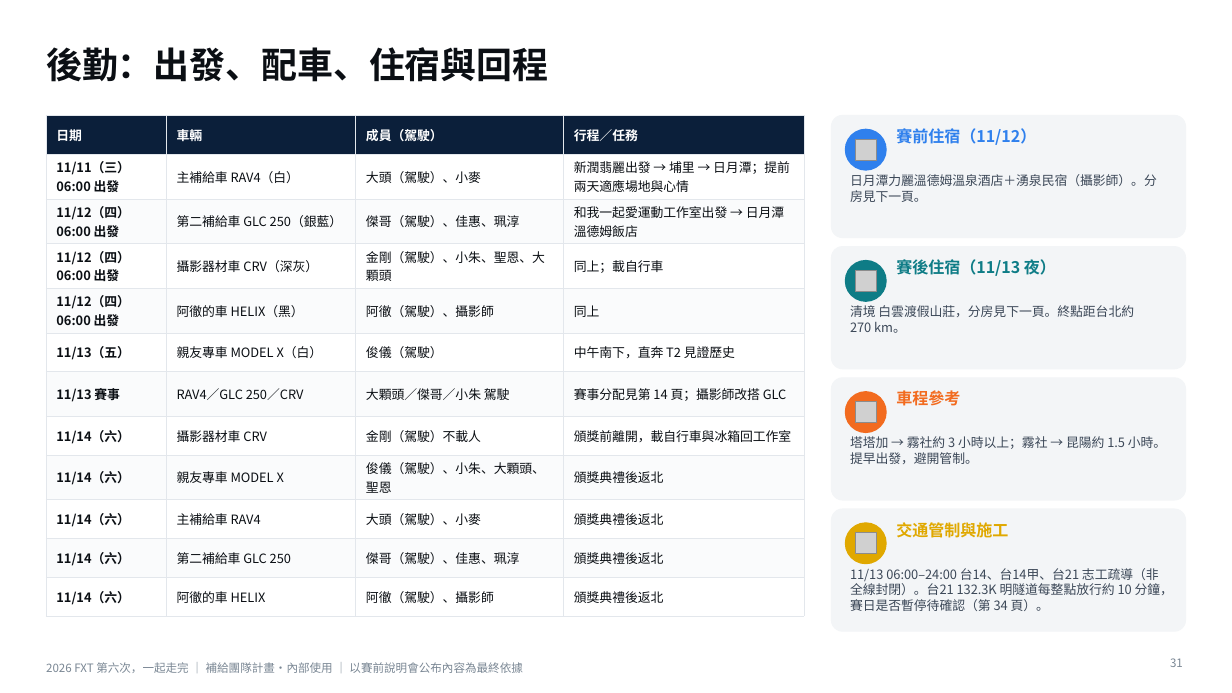
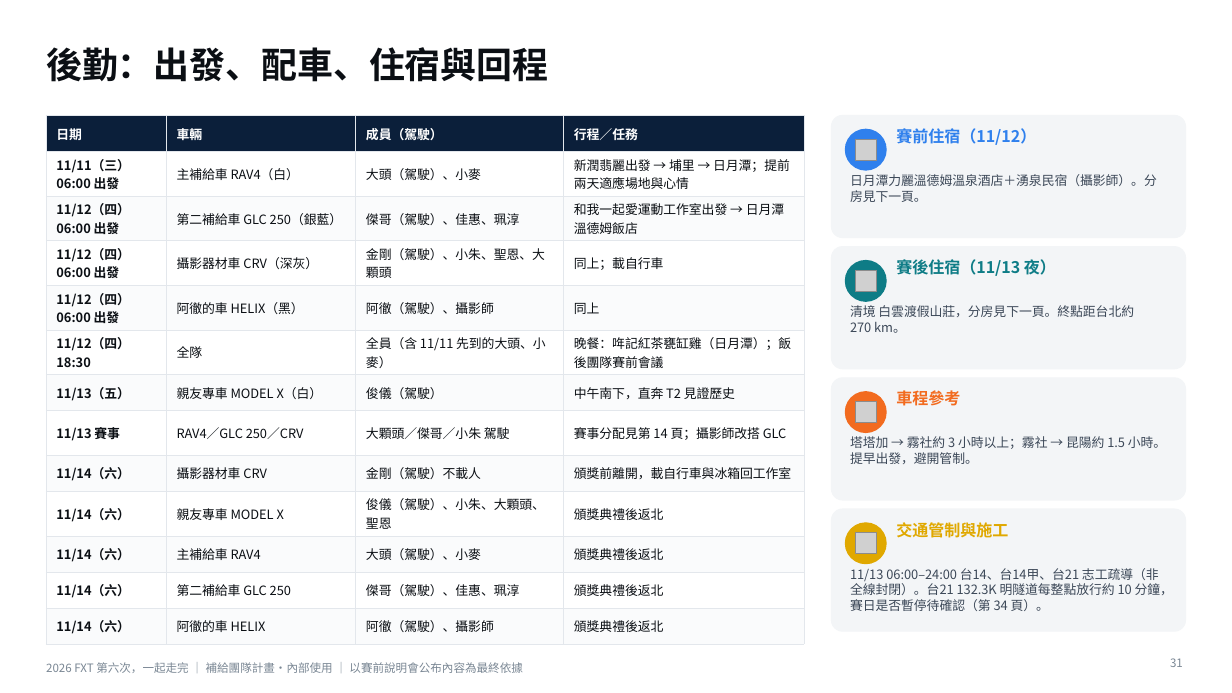
Before and after one commit to powermovebboy-sys/Race-site, a slide deck: slide 31 of deck/2026_FXT_第六次一起走完.pptx. Drawn at 1232x693 pixels with LibreOffice and Linux fonts; fonts in the diff are those of the drawing; grey boxes stand for pictures. Boxes give left, top, right and bottom in pixels: in the first picture for what was removed or moved away, otherwise in the second. Text is boxed around its words. In the diff, an @@ line names an element or a change of style, - is before the commit and + after.

```diff
--- a/deck/2026_FXT_第六次一起走完.pptx
+++ b/deck/2026_FXT_第六次一起走完.pptx
@@ table at [46,116,804,638] @@
+row 6: 11/12（四） / 18:30 | 全隊 | 全員（含 11/11 先到的大頭、小麥） | 晚餐：哖記紅茶甕缸雞（日月潭）；飯後團隊賽前會議
```
Also in this commit, not shown: 2 other slides changed, 3 other files.
